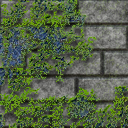
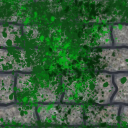
The second (128, 128) image is a revision of the first. Changes to its layers:
renamed "Layer 4 copy" to "Background", showed it, painted on it over (0, 0, 128, 128)
removed layer "Layer 4" over (0, 0, 128, 128)
removed layer "Layer 2" over (0, 0, 128, 128)
removed layer "Layer 0" over (0, 0, 128, 128)
